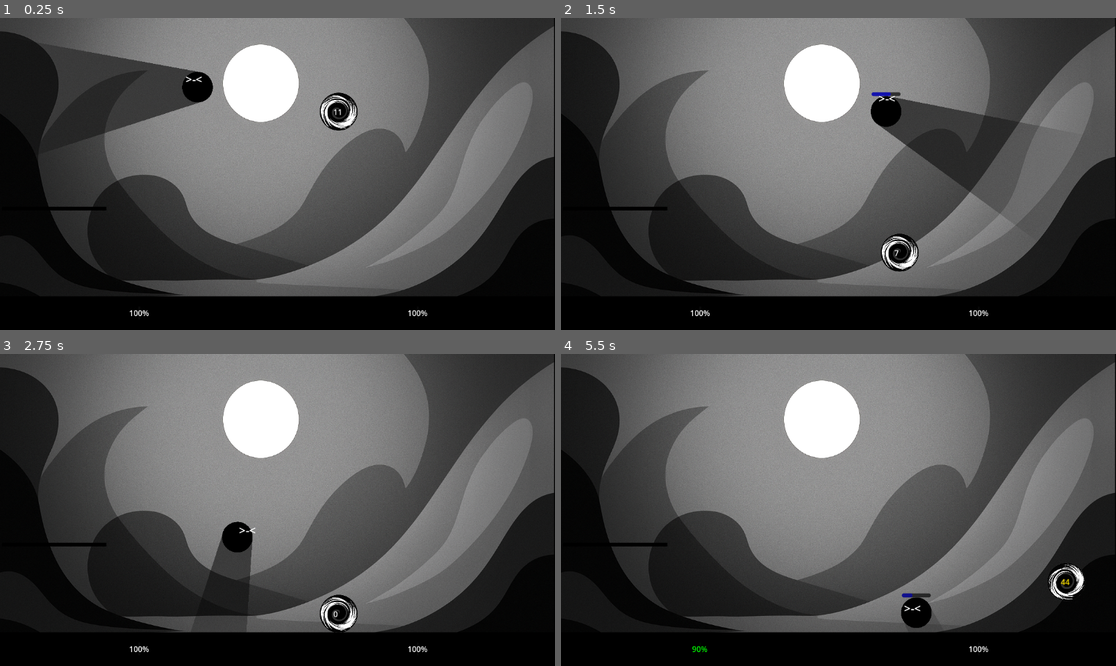
Above: before the commit, frames 1-4 (two rows, left to right).
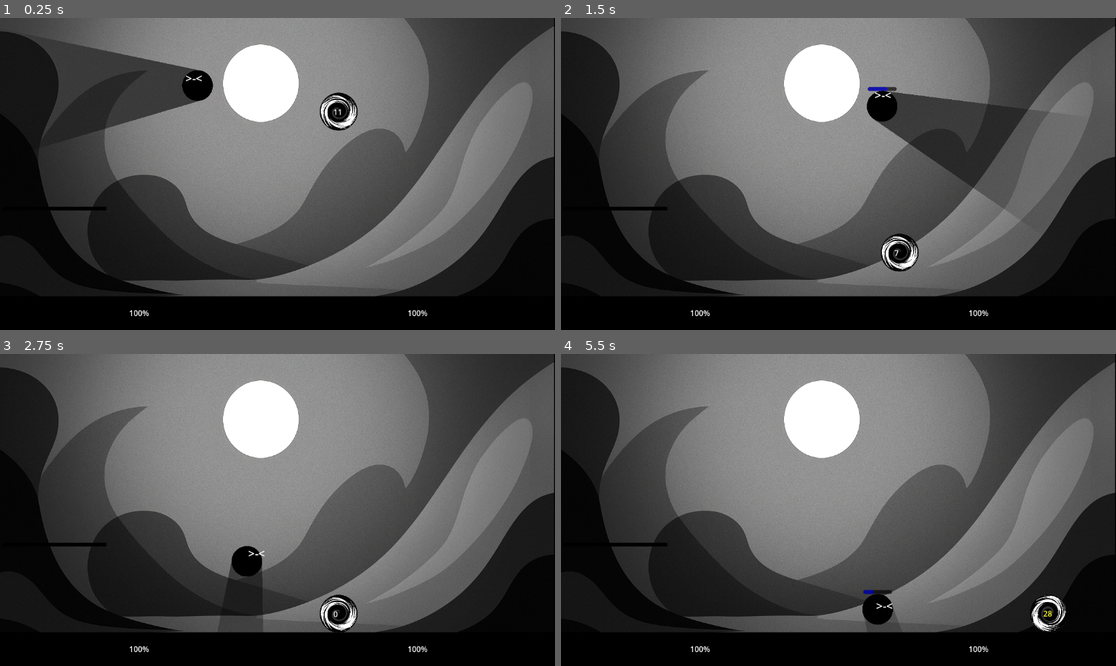
Above: after the commit, the same moments.

Repository: piperinnshall/Blattle
Game: Godot game, scene res://scenes/testlevel.tscn
Same seed, same stepped clock (60 frames per second), same inputs: the game is played once before the commit and once after it.
Inputs (mouse positions are in pixels of both pictures, inside the frame that each line leads up to):
- Up to frame 1 (0.25 s): no input
- Up to frame 2 (1.5 s): tap Enter (ui_accept) at 0.5 s; move the mouse to (960, 158) at 0.52 s; hold D (right) 0.53-1.25 s; click (960, 158) at 0.6 s; tap W (jump) at 0.77, 1.07 s; tap Shift (dodge) at 0.8 s; drag from (727, 189) to (877, 27) at 1.27 s
- Up to frame 3 (2.75 s): move the mouse to (333, 441) at 2.02 s; hold A (left) from 2.03 s (still down); hold W (jump) from 2.03 s (still down); click (333, 441) at 2.3 s
- Up to frame 4 (5.5 s): release A (left) at 2.75 s; release W (jump) at 2.75 s; drag from (810, 572) to (899, 612) at 2.77 s; move the mouse to (1005, 556) at 3.52 s; hold D (right) 3.53-4.25 s; hold W (jump) 3.53-4.25 s; tap Shift (dodge) at 3.6, 5.1 s; drag from (672, 463) to (905, 612) at 4.27 s; move the mouse to (866, 510) at 5.02 s; hold D (right) from 5.03 s (still down); click (866, 510) at 5.17 s

The runs differ from the first frame. In frame 1, 0.6% of the frame differs, in the area x 10-39%, y 7-39%; in frame 2, 1.4%; in frame 3, 1.4%; in frame 4, 1.9%, in the area x 23-95%, y 67-96%.

Commit message:
chore: added sound and a slider, also cleaned up code a bit and fixed self damage

Diff:
--- /dev/null
+++ b/default_bus_layout.tres
@@ -0,0 +1,9 @@
+[gd_resource type="AudioBusLayout" format=3 uid="uid://c71hg6p36u00o"]
+
+[resource]
+bus/1/name = &"SFX"
+bus/1/solo = false
+bus/1/mute = false
+bus/1/bypass_fx = false
+bus/1/volume_db = 0.0
+bus/1/send = &"Master"
--- a/scenes/DeathMenu.tscn
+++ b/scenes/DeathMenu.tscn
@@ -38,3 +38,9 @@
 layout_mode = 2
 text = "Quit
 "
+
+[node name="VolumeLabel" type="Label" parent="VBoxContainer"]
+layout_mode = 2
+
+[node name="VolumeSlider" type="HSlider" parent="VBoxContainer"]
+layout_mode = 2
--- a/scenes/TestPlayer.tscn
+++ b/scenes/TestPlayer.tscn
@@ -7,6 +7,7 @@
 [ext_resource type="Script" uid="uid://dmujpl8aj26w1" path="res://scripts/label.gd" id="4_hb7ax"]
 [ext_resource type="Texture2D" uid="uid://da1vcib0udvub" path="res://New Project.png" id="4_wmii8"]
 [ext_resource type="Texture2D" uid="uid://gdeyn8jestyk" path="res://New Project (1).png" id="5_gv105"]
+[ext_resource type="AudioStream" uid="uid://dx5jsa18hjkyp" path="res://hitmarker-sound-effect.mp3" id="7_tfiva"]
 
 [sub_resource type="OccluderPolygon2D" id="OccluderPolygon2D_gv105"]
 polygon = PackedVector2Array(4, -32, 9, -31, 16, -28, 22, -23, 27, -17, 30, -9, 32, -1, 31, 7, 29, 14, 24, 21, 18, 26, 11, 30, 3, 32, -4, 32, -12, 30, -19, 26, -24, 21, -28, 15, -31, 8, -32, 1, -31, -7, -29, -14, -26, -19, -21, -24, -15, -28, -8, -31, -2, -32)
@@ -105,16 +106,11 @@
 }]
 
 [sub_resource type="RectangleShape2D" id="RectangleShape2D_mpjq4"]
-size = Vector2(98.5, 62)
+size = Vector2(80.25, 62)
 
 [node name="TestPlayer" type="CharacterBody2D" groups=["Players"]]
 position = Vector2(0, -2)
 script = ExtResource("1_48cbw")
-acceleration = 3000.0
-friction = 1900.0
-jump_velocity = -600.0
-max_jumps = 1
-dodge_speed = 1000.0
 
 [node name="LightOccluder2D" type="LightOccluder2D" parent="."]
 occluder = SubResource("OccluderPolygon2D_gv105")
@@ -172,7 +168,7 @@
 [node name="RightAttack" type="Area2D" parent="AttackSystem"]
 
 [node name="CollisionShape2D" type="CollisionShape2D" parent="AttackSystem/RightAttack"]
-position = Vector2(85, -5)
+position = Vector2(101, -5)
 shape = SubResource("RectangleShape2D_mpjq4")
 
 [node name="AttackSprite" type="AnimatedSprite2D" parent="AttackSystem/RightAttack"]
@@ -187,7 +183,7 @@
 position = Vector2(-135, 0)
 
 [node name="CollisionShape2D" type="CollisionShape2D" parent="AttackSystem/LeftAttack"]
-position = Vector2(49, 0)
+position = Vector2(41, 0)
 shape = SubResource("RectangleShape2D_mpjq4")
 
 [node name="AttackSprite" type="AnimatedSprite2D" parent="AttackSystem/LeftAttack"]
@@ -199,6 +195,10 @@
 animation = &"left_attack"
 flip_h = true
 flip_v = true
+
+[node name="HitSound" type="AudioStreamPlayer2D" parent="AttackSystem"]
+stream = ExtResource("7_tfiva")
+bus = &"SFX"
 
 [node name="Label" type="Label" parent="."]
 top_level = true
--- a/scenes/attack_system.gd
+++ b/scenes/attack_system.gd
@@ -7,7 +7,10 @@
 @export var knockback_force: float = 400.0
 @export var knockback_override_strength: float = 0.8
 
-# Attack directions
+# Knockback constants
+const KNOCKBACK_IMPULSE_MULTIPLIER: float = 0.3
+
+# Attack directions enum
 enum AttackDirection {
 	UP,
 	DOWN,
@@ -15,34 +18,42 @@
 	RIGHT
 }
 
-# State variables
+# Attack state
 var is_attacking: bool = false
 var can_attack: bool = true
 var current_attack_direction: AttackDirection
 var attack_timer: float = 0.0
 var cooldown_timer: float = 0.0
 
-# References to attack areas
+# Attack area references
 @onready var up_attack: Area2D = $UpAttack
 @onready var down_attack: Area2D = $DownAttack
 @onready var left_attack: Area2D = $LeftAttack
 @onready var right_attack: Area2D = $RightAttack
 
-# References to attack sprites
+# Attack sprite references
 @onready var up_sprite: AnimatedSprite2D = $UpAttack/AttackSprite
 @onready var down_sprite: AnimatedSprite2D = $DownAttack/AttackSprite
 @onready var left_sprite: AnimatedSprite2D = $LeftAttack/AttackSprite
 @onready var right_sprite: AnimatedSprite2D = $RightAttack/AttackSprite
 
-# Reference to player
+# Audio references
+@onready var hit_sound: AudioStreamPlayer2D = $HitSound
+
+# Player reference
 var player: CharacterBody2D
 
 func _ready():
+	# Get player reference
 	player = get_parent()
+
+	# Initialize attack systems
 	setup_attack_areas()
 	setup_attack_sprites()
-
-	# Connect area signals
+	connect_signals()
+
+func connect_signals():
+	# Connect hit detection signals
 	up_attack.body_entered.connect(_on_attack_hit)
 	down_attack.body_entered.connect(_on_attack_hit)
 	left_attack.body_entered.connect(_on_attack_hit)
@@ -55,7 +66,7 @@
 	right_sprite.animation_finished.connect(_on_attack_animation_finished)
 
 func setup_attack_areas():
-	# Disable monitoring for all attack areas
+	# Disable all attack area monitoring initially
 	up_attack.monitoring = false
 	down_attack.monitoring = false
 	left_attack.monitoring = false
@@ -69,6 +80,7 @@
 	right_sprite.visible = false
 
 func _process(delta):
+	# Update timers
 	handle_attack_timers(delta)
 
 	# Check for attack input
@@ -89,22 +101,21 @@
 			end_attack()
 
 func start_attack():
+	# Set attack state
 	is_attacking = true
 	can_attack = false
 	attack_timer = attack_duration
 	cooldown_timer = attack_cooldown
 
-	# Determine attack direction
+	# Determine and execute attack direction
 	current_attack_direction = get_attack_direction()
-
-	# Activate appropriate attack area and play animation
 	activate_attack_area(current_attack_direction)
 	play_attack_animation(current_attack_direction)
 
 	print("Attacking ", AttackDirection.keys()[current_attack_direction])
 
 func get_attack_direction() -> AttackDirection:
-	# Check for directional input first (Hollow Knight style)
+	# Check directional input (Hollow Knight style)
 	if Input.is_action_pressed("jump"):
 		return AttackDirection.UP
 	elif Input.is_action_pressed("down"):
@@ -114,17 +125,17 @@
 	elif Input.is_action_pressed("right"):
 		return AttackDirection.RIGHT
 	else:
-		# No directional input, use facing direction
+		# No directional input - use facing direction
 		if player.facing_direction > 0:
 			return AttackDirection.RIGHT
 		else:
 			return AttackDirection.LEFT
 
 func activate_attack_area(direction: AttackDirection):
-	# Deactivate all attack areas first
+	# Deactivate all areas first
 	deactivate_all_attack_areas()
 
-	# Activate the appropriate area
+	# Activate the appropriate attack area
 	match direction:
 		AttackDirection.UP:
 			up_attack.monitoring = true
@@ -139,7 +150,7 @@
 	# Hide all sprites first
 	hide_all_attack_sprites()
 
-	# Show and play the appropriate animation
+	# Show and play appropriate animation
 	match direction:
 		AttackDirection.UP:
 			up_sprite.visible = true
@@ -155,25 +166,27 @@
 			right_sprite.play("right_attack")
 
 func deactivate_all_attack_areas():
+	# Turn off all attack area monitoring
 	up_attack.monitoring = false
 	down_attack.monitoring = false
 	left_attack.monitoring = false
 	right_attack.monitoring = false
 
 func hide_all_attack_sprites():
+	# Hide all attack visual effects
 	up_sprite.visible = false
 	down_sprite.visible = false
 	left_sprite.visible = false
 	right_sprite.visible = false
 
 func end_attack():
+	# Clear attack state
 	is_attacking = false
 	deactivate_all_attack_areas()
 	hide_all_attack_sprites()
 
 func _on_attack_animation_finished():
-	# Optional: End attack when animation finishes instead of using timer
-	# This ensures the visual effect matches the actual attack duration
+	# End attack when animation completes
 	if is_attacking:
 		end_attack()
 
@@ -182,51 +195,57 @@
 	if not is_attacking:
 		return
 
-	# Handle hitting enemies or destructible objects
+	# Play hit sound effect
+	if hit_sound:
+		hit_sound.play()
+
+	# Apply damage to hit targets
 	if body.has_method("take_damage"):
 		body.take_damage(attack_damage)
 	elif body.has_method("on_hit"):
 		body.on_hit(attack_damage)
 
-	# Apply knockback to player in opposite direction
+	# Apply knockback to player (pogo effect)
 	apply_player_knockback(body)
 
 	print("Hit: ", body.name)
 
 func apply_player_knockback(hit_body):
-	# Calculate direction from hit object to player
-	var knockback_direction = Vector2.ZERO
-
-	# Get direction based on which attack area was used
+	# Calculate knockback direction based on attack direction
+	var knockback_direction = get_knockback_direction()
+	var knockback_velocity = knockback_direction * knockback_force
+
+	# Apply velocity override for responsive knockback
+	if current_attack_direction == AttackDirection.UP or current_attack_direction == AttackDirection.DOWN:
+		# Override Y velocity for vertical attacks
+		player.velocity.y = lerp(player.velocity.y, knockback_velocity.y, knockback_override_strength)
+	else:
+		# Override X velocity for horizontal attacks
+		player.velocity.x = lerp(player.velocity.x, knockback_velocity.x, knockback_override_strength)
+
+	# Add impulse for extra bounce effect
+	player.velocity += knockback_velocity * KNOCKBACK_IMPULSE_MULTIPLIER
+
+func get_knockback_direction() -> Vector2:
+	# Return knockback direction based on attack direction
 	match current_attack_direction:
 		AttackDirection.UP:
-			knockback_direction = Vector2(0, 1)  # Push player down
+			return Vector2(0, 1)    # Push player down
 		AttackDirection.DOWN:
-			knockback_direction = Vector2(0, -1)  # Push player up
+			return Vector2(0, -1)   # Push player up
 		AttackDirection.LEFT:
-			knockback_direction = Vector2(1, 0)  # Push player right
+			return Vector2(1, 0)    # Push player right
 		AttackDirection.RIGHT:
-			knockback_direction = Vector2(-1, 0)  # Push player left
-
-	# Apply impulse-style knockback with velocity override
-	var knockback_velocity = knockback_direction * knockback_force
-
-	# Override existing velocity partially for more responsive knockback
-	if current_attack_direction == AttackDirection.UP or current_attack_direction == AttackDirection.DOWN:
-		# For vertical attacks, override Y velocity more strongly
-		player.velocity.y = lerp(player.velocity.y, knockback_velocity.y, knockback_override_strength)
-	else:
-		# For horizontal attacks, override X velocity more strongly
-		player.velocity.x = lerp(player.velocity.x, knockback_velocity.x, knockback_override_strength)
-
-	# Always add some impulse on top for extra "spring"
-	player.velocity += knockback_velocity * 0.3
-
-# Utility functions
+			return Vector2(-1, 0)   # Push player left
+		_:
+			return Vector2.ZERO
+
+# Public interface
 func is_attack_ready() -> bool:
 	return can_attack
 
 func get_attack_cooldown_progress() -> float:
+	# Return cooldown progress (1.0 = full cooldown, 0.0 = ready)
 	if cooldown_timer > 0:
 		return cooldown_timer / attack_cooldown
 	else:
--- a/scripts/deathMenu.gd
+++ b/scripts/deathMenu.gd
@@ -1,31 +1,72 @@
 extends Control
 class_name DeathMenu
 
+# Audio settings constants
+const SFX_BUS_NAME: String = "SFX"
+const MIN_VOLUME_DB: float = -40.0
+const MAX_VOLUME_DB: float = 0.0
+const DEFAULT_VOLUME_DB: float = -10.0
+
+# Node references
 @onready var restart_button: Button = $VBoxContainer/RestartButton
 @onready var quit_button: Button = $VBoxContainer/QuitButton
+@onready var volume_label: Label = $VBoxContainer/VolumeLabel
+@onready var volume_slider: HSlider = $VBoxContainer/VolumeSlider
 
+# Audio bus index
+var sfx_bus_index: int
 
 func _ready():
 	# Hide the death menu initially
 	visible = false
 
+	# Set up process mode for pause handling
+	process_mode = Node.PROCESS_MODE_WHEN_PAUSED
+
+	# Get SFX audio bus index
+	sfx_bus_index = AudioServer.get_bus_index(SFX_BUS_NAME)
+
+	# Initialize volume controls
+	setup_volume_controls()
+
+	# Connect button signals
+	connect_signals()
+
+func setup_volume_controls():
+	# Configure volume slider
+	volume_slider.min_value = MIN_VOLUME_DB
+	volume_slider.max_value = MAX_VOLUME_DB
+	volume_slider.step = 1.0
+
+	# Load saved volume or use default
+	var saved_volume = get_saved_volume()
+	volume_slider.value = saved_volume
+
+	# Apply the loaded volume
+	set_sfx_volume(saved_volume)
+	update_volume_label(saved_volume)
+
+func connect_signals():
 	# Connect button signals
 	restart_button.pressed.connect(_on_restart_pressed)
 	quit_button.pressed.connect(_on_quit_pressed)
 
-	# Pause the game when death menu appears
-	process_mode = Node.PROCESS_MODE_WHEN_PAUSED
+	# Connect volume slider signal
+	volume_slider.value_changed.connect(_on_volume_changed)
 
 func show_death_menu():
+	# Show menu with fade-in effect
 	visible = true
 	get_tree().paused = true
-	restart_button.grab_focus()  # Focus on restart button for keyboard/controller
-	# In show_death_menu()
+	restart_button.grab_focus()
+
+	# Fade in animation
 	var tween = create_tween()
 	modulate.a = 0.0
 	tween.tween_property(self, "modulate:a", 1.0, 0.5)
 
 func hide_death_menu():
+	# Hide menu and unpause
 	visible = false
 	get_tree().paused = false
 
@@ -37,3 +78,40 @@
 func _on_quit_pressed():
 	print("Quitting game...")
 	get_tree().quit()
+
+func _on_volume_changed(value: float):
+	# Update SFX volume when slider changes
+	set_sfx_volume(value)
+	update_volume_label(value)
+	save_volume(value)
+
+func set_sfx_volume(volume_db: float):
+	# Apply volume to SFX bus
+	if sfx_bus_index >= 0:
+		AudioServer.set_bus_volume_db(sfx_bus_index, volume_db)
+
+func update_volume_label(volume_db: float):
+	# Update label to show volume percentage
+	var volume_percent = db_to_percent(volume_db)
+	volume_label.text = "SFX Volume: %d%%" % volume_percent
+
+func db_to_percent(db: float) -> int:
+	# Convert decibel value to percentage for display
+	var normalized = (db - MIN_VOLUME_DB) / (MAX_VOLUME_DB - MIN_VOLUME_DB)
+	return int(normalized * 100)
+
+func save_volume(volume_db: float):
+	# Save volume setting to user preferences
+	var config = ConfigFile.new()
+	config.set_value("audio", "sfx_volume", volume_db)
+	config.save("user://audio_settings.cfg")
+
+func get_saved_volume() -> float:
+	# Load saved volume or return default
+	var config = ConfigFile.new()
+	var err = config.load("user://audio_settings.cfg")
+
+	if err != OK:
+		return DEFAULT_VOLUME_DB
+
+	return config.get_value("audio", "sfx_volume", DEFAULT_VOLUME_DB)
--- a/scripts/test_player.gd
+++ b/scripts/test_player.gd
@@ -2,152 +2,175 @@
 
 signal player_died(player: Node)
 
-
-# Movement parameters
+# Movement constants
 @export var speed: float = 300.0
 @export var acceleration: float = 1500.0
 @export var friction: float = 1200.0
-@export var jump_velocity: float = -400.0
-@export var gravity: float = 980.0
-
-# Jump system
-@export var max_jumps: int = 2
+@export var jump_velocity: float = -500.0
+@export var gravity: float = 880.0
+
+# Jump system constants
+@export var max_jumps: int = 1
 @export var coyote_time: float = 0.15
 @export var jump_buffer_time: float = 0.2
 
-# Dodge roll
-@export var dodge_speed: float = 600.0
+# Dodge system constants
+@export var dodge_speed: float = 900.0
 @export var dodge_duration: float = 0.3
 @export var dodge_cooldown: float = 1.0
-
-# Input buffering
+@export var dodge_vertical_boost: float = -200.0
+
+# Input buffering constants
 @export var input_buffer_time: float = 0.1
 
-# Health system
+# Health system constants
 @export var max_health: float = 100.0
+
+# Attack movement restrictions
+const ATTACK_HORIZONTAL_SLOWDOWN: float = 0.8
+const ATTACK_FRICTION_MULTIPLIER: float = 0.9
+const DODGE_FRICTION_MULTIPLIER: float = 2.0
+const FLOOR_COLLISION_LAYER: int = 4
+
+# Current health
 var health: float = 100.0
 
+# Node references
 @onready var attack_system: Node2D = $AttackSystem
 
-# State variables
+# Jump state
 var jumps_remaining: int = 0
+var coyote_timer: float = 0.0
+var jump_buffer_timer: float = 0.0
+
+# Dodge state
 var is_dodging: bool = false
 var can_dodge: bool = true
+var dodge_timer: float = 0.0
+var dodge_cooldown_timer: float = 0.0
+
+# Movement state
 var facing_direction: int = 1
 
-# Invincibility during dash
+# Collision backup for invincibility
 var original_collision_layer: int
 var original_collision_mask: int
 
-# Timers
-var coyote_timer: float = 0.0
-var jump_buffer_timer: float = 0.0
-var dodge_timer: float = 0.0
-var dodge_cooldown_timer: float = 0.0
+# Input buffering
 var input_buffer_timer: float = 0.0
-
-# Input buffer
 var buffered_jump: bool = false
 var buffered_dodge: bool = false
 
 func _ready():
+	# Initialize systems
 	jumps_remaining = max_jumps
 	health = max_health
-	# Store original collision settings
+
+	# Store collision settings for dodge invincibility
 	original_collision_layer = collision_layer
 	original_collision_mask = collision_mask
 
-	# Add to Players group
+	# Add to game groups
 	add_to_group("Players")
 
 func _physics_process(delta):
+	# Process all systems in order
 	handle_gravity(delta)
 	handle_input_buffering(delta)
 	handle_coyote_time(delta)
 	handle_dodge(delta)
 
+	# Only handle normal movement when not dodging
 	if not is_dodging:
 		handle_movement(delta)
 		handle_jump()
 
+	# Apply attack movement restrictions
 	handle_attack_restrictions()
+
+	# Execute movement and update facing
 	move_and_slide()
 	update_facing_direction()
 
 func handle_attack_restrictions():
+	# Slow down horizontal movement during attacks
 	if attack_system.is_attacking:
-		velocity.x *= 0.8
-		velocity.x *= 0.9
+		velocity.x *= ATTACK_HORIZONTAL_SLOWDOWN
+		velocity.x *= ATTACK_FRICTION_MULTIPLIER
 
 func handle_gravity(delta):
+	# Apply gravity when not grounded
 	if not is_on_floor():
 		velocity.y += gravity * delta
 
 func handle_input_buffering(delta):
-	# Update timers
+	# Decrease buffer timers
 	if jump_buffer_timer > 0:
 		jump_buffer_timer -= delta
 	if input_buffer_timer > 0:
 		input_buffer_timer -= delta
 
-	# Check for jump input
+	# Buffer jump input
 	if Input.is_action_just_pressed("ui_accept") or Input.is_action_just_pressed("jump"):
 		buffered_jump = true
 		jump_buffer_timer = jump_buffer_time
 		input_buffer_timer = input_buffer_time
 
-	# Check for dodge input
+	# Buffer dodge input
 	if Input.is_action_just_pressed("dodge"):
 		buffered_dodge = true
 		input_buffer_timer = input_buffer_time
 
-	# Clear buffers when timers expire
+	# Clear expired buffers
 	if jump_buffer_timer <= 0:
 		buffered_jump = false
 	if input_buffer_timer <= 0:
 		buffered_dodge = false
 
 func handle_coyote_time(delta):
+	# Reset coyote time and jumps when grounded
 	if is_on_floor():
 		coyote_timer = coyote_time
 		jumps_remaining = max_jumps
 	else:
+		# Decrease coyote time when airborne
 		coyote_timer -= delta
 
 func handle_movement(delta):
-	var direction = Input.get_axis("left","right")
+	var direction = Input.get_axis("left", "right")
 
 	if direction != 0:
 		# Accelerate towards target speed
 		var target_velocity = direction * speed
 		velocity.x = move_toward(velocity.x, target_velocity, acceleration * delta)
 	else:
-		# Apply friction
+		# Apply friction when no input
 		velocity.x = move_toward(velocity.x, 0, friction * delta)
 
 func handle_jump():
 	var can_jump = false
 
-	# Check if we can jump (on ground, coyote time, or have air jumps)
+	# Check jump conditions
 	if is_on_floor() or coyote_timer > 0:
 		can_jump = true
 	elif jumps_remaining > 0:
 		can_jump = true
 
-	# Execute jump if buffered and possible
+	# Execute buffered jump if possible
 	if buffered_jump and can_jump:
 		perform_jump()
 		buffered_jump = false
 		jump_buffer_timer = 0.0
 
 func perform_jump():
+	# Set upward velocity
 	velocity.y = jump_velocity
 
-	# Consume jump
+	# Consume air jump if not grounded and past coyote time
 	if not is_on_floor() and coyote_timer <= 0:
 		jumps_remaining -= 1
 
-	# Reset coyote time after jumping
+	# End coyote time
 	coyote_timer = 0.0
 
 func handle_dodge(delta):
@@ -157,37 +180,41 @@
 	else:
 		can_dodge = true
 
-	# Start dodge if buffered and possible
+	# Start dodge if buffered and available
 	if buffered_dodge and can_dodge and not is_dodging:
 		start_dodge()
 		buffered_dodge = false
 
-	# Update dodge duration and apply dodge friction
+	# Update active dodge
 	if is_dodging:
 		dodge_timer -= delta
 
-		# Apply stronger friction during dodge for more control
+		# Apply extra friction for control during dodge
 		if abs(velocity.x) > speed:
-			velocity.x = move_toward(velocity.x, sign(velocity.x) * speed, friction * 2.0 * delta)
-
+			velocity.x = move_toward(velocity.x, sign(velocity.x) * speed,
+									friction * DODGE_FRICTION_MULTIPLIER * delta)
+
+		# End dodge when timer expires
 		if dodge_timer <= 0:
 			end_dodge()
 
 func start_dodge():
+	# Set dodge state
 	is_dodging = true
 	can_dodge = false
 	dodge_timer = dodge_duration
 	dodge_cooldown_timer = dodge_cooldown
 
-	# Set dodge velocity
+	# Apply dodge velocity
 	var dodge_direction = get_dodge_direction()
 	velocity.x = dodge_direction * dodge_speed
-	velocity.y = -200  # sends player up a bit
-
-	# Make player invincible during dash
+	velocity.y = dodge_vertical_boost
+
+	# Enable invincibility during dodge
 	enable_dash_invincibility()
 
 func get_dodge_direction() -> int:
+	# Use input direction if available, otherwise use facing direction
 	var input_direction = Input.get_axis("left", "right")
 
 	if input_direction != 0:
@@ -196,9 +223,10 @@
 		return facing_direction
 
 func end_dodge():
+	# Clear dodge state
 	is_dodging = false
 
-	# Restore normal collision
+	# Remove invincibility
 	disable_dash_invincibility()
 
 func enable_dash_invincibility():
@@ -206,11 +234,11 @@
 	original_collision_layer = collision_layer
 	original_collision_mask = collision_mask
 
-	# Remove from layer 1 (so enemies can't detect player)
+	# Remove from enemy detection layer
 	collision_layer = 0
 
-	# Keep only floor collision (layer 3) in the mask, remove enemy collision
-	collision_mask = 4  # Binary: 100 (only layer 3)
+	# Keep only floor collision
+	collision_mask = FLOOR_COLLISION_LAYER
 
 	print("Dash invincibility enabled")
 
@@ -222,11 +250,12 @@
 	print("Dash invincibility disabled")
 
 func update_facing_direction():
+	# Update facing based on input
 	var input_direction = Input.get_axis("left", "right")
 	if input_direction != 0:
 		facing_direction = sign(input_direction)
 
-# Health system methods
+# Health system
 func get_health() -> float:
 	return health
 
@@ -234,29 +263,34 @@
 	return max_health
 
 func take_damage(damage: float):
+	# Ignore damage if invincible
 	if is_invincible():
 		print("Player is invincible - damage ignored!")
 		return
 
+	# Apply damage
 	health -= damage
 	health = max(0, health)
 	print("Player took ", damage, " damage. Health: ", health, "/", max_health)
 
+	# Check for death
 	if health <= 0:
 		die()
 
 func heal(amount: float):
+	# Apply healing with max cap
 	health += amount
 	health = min(max_health, health)
 	print("Player healed ", amount, ". Health: ", health, "/", max_health)
 
 func die():
+	# Handle player death
 	print("Player died!")
 	player_died.emit(self)
 	set_physics_process(false)
 	set_process_input(false)
 
-# Utility functions
+# State queries
 func is_jumping() -> bool:
 	return velocity.y < 0
 
@@ -267,6 +301,7 @@
 	return velocity.length()
 
 func get_dodge_cooldown_progress() -> float:
+	# Return cooldown progress (1.0 = full cooldown, 0.0 = ready)
 	if dodge_cooldown_timer > 0:
 		return dodge_cooldown_timer / dodge_cooldown
 	else:
@@ -278,12 +313,13 @@
 func can_attack() -> bool:
 	return attack_system.is_attack_ready() if attack_system else false
 
-# Check if player is invincible (can be called by enemies or damage systems)
 func is_invincible() -> bool:
+	# Currently only invincible during dodge
 	return is_dodging
 
-# Debug information
+# Debug output
 func _on_debug_info():
+	print("=== Player Debug Info ===")
 	print("Health: ", health, "/", max_health)
 	print("Jumps remaining: ", jumps_remaining)
 	print("Coyote time: ", coyote_timer)
@@ -294,3 +330,4 @@
 	print("Is invincible: ", is_invincible())
 	print("Collision layer: ", collision_layer)
 	print("Collision mask: ", collision_mask)
+	print("=========================")
Not shown, added: hitmarker-sound-effect.mp3.import
Not shown: 1 places in scenes/TestPlayer.tscn that only renumber resources
Not shown, added: hitmarker-sound-effect.mp3
